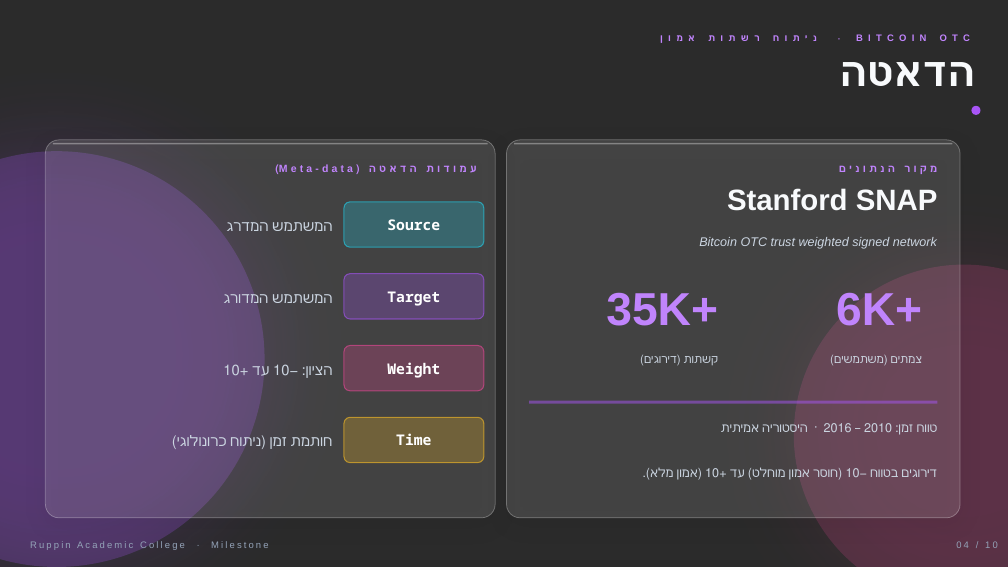
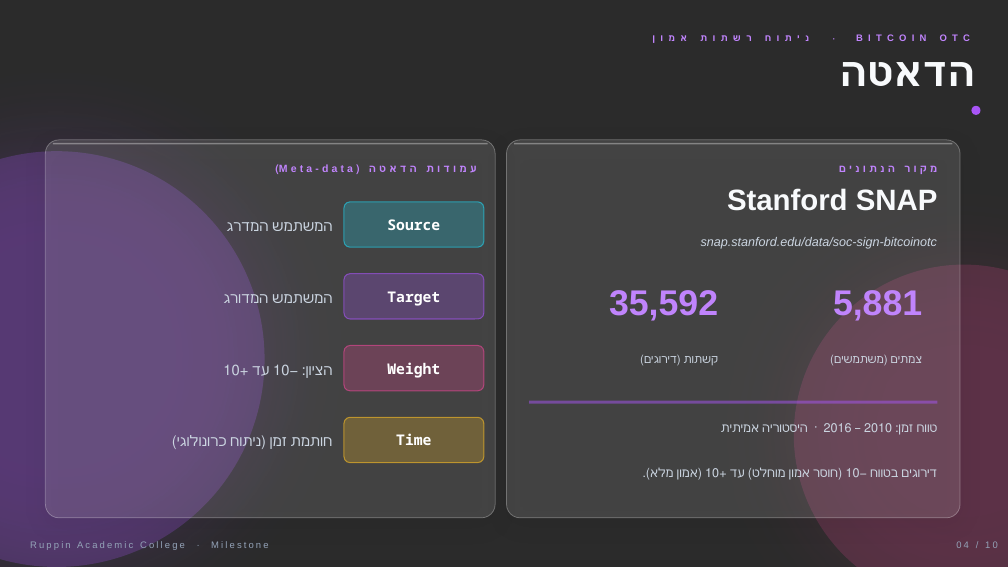
Before and after one commit to nevoiflah/Bitcoin-Trust-Network-Analysis, a slide deck: slide 4 of bitcoin_scam_detection.pptx. Drawn at 1008x567 pixels with LibreOffice and Linux fonts; fonts in the diff are those of the drawing; background and template pictures are left out; a plain dark background stands for a picture behind light text. Boxes give left, top, right and bottom in pixels: in the first picture for what was removed or moved away, otherwise in the second. Text is boxed around its words. In the diff, an @@ line names an element or a change of style, - is before the commit and + after.

```diff
--- a/bitcoin_scam_detection.pptx
+++ b/bitcoin_scam_detection.pptx
@@ text at bbox=[701, 237, 937, 249]: text changed @@
-Bitcoin OTC trust weighted signed network
+snap.stanford.edu/data/soc-sign-bitcoinotc
@@ text at bbox=[609, 290, 718, 321]: text changed; size 44 to 34 pt @@
-35K+
+35,592
@@ text at bbox=[833, 290, 922, 321]: text changed; size 44 to 34 pt @@
-6K+
+5,881
```
Also in this commit, not shown: 6 other slides changed, 2 slides added, 2 slides removed, 15 other files.
